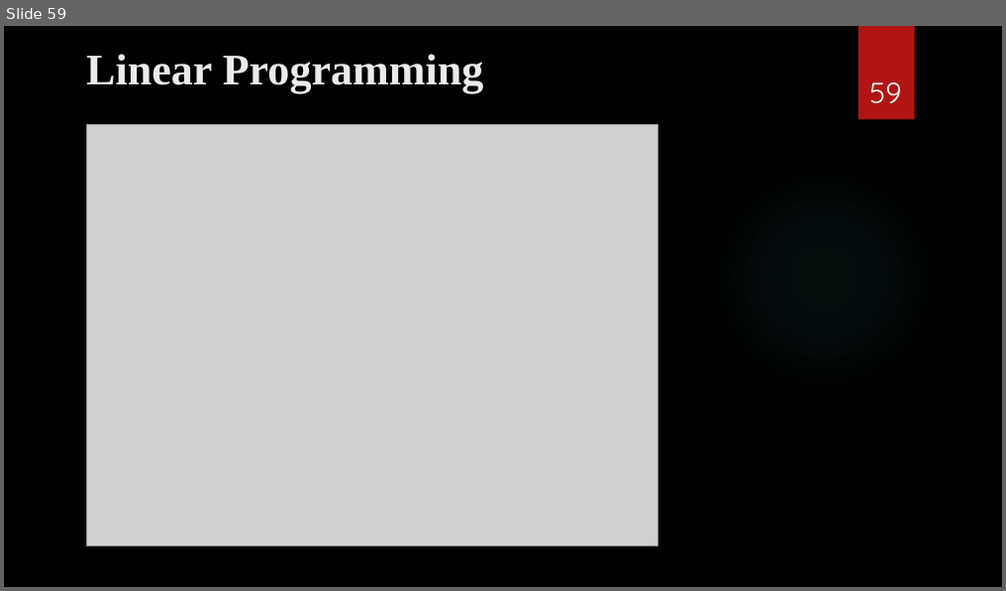
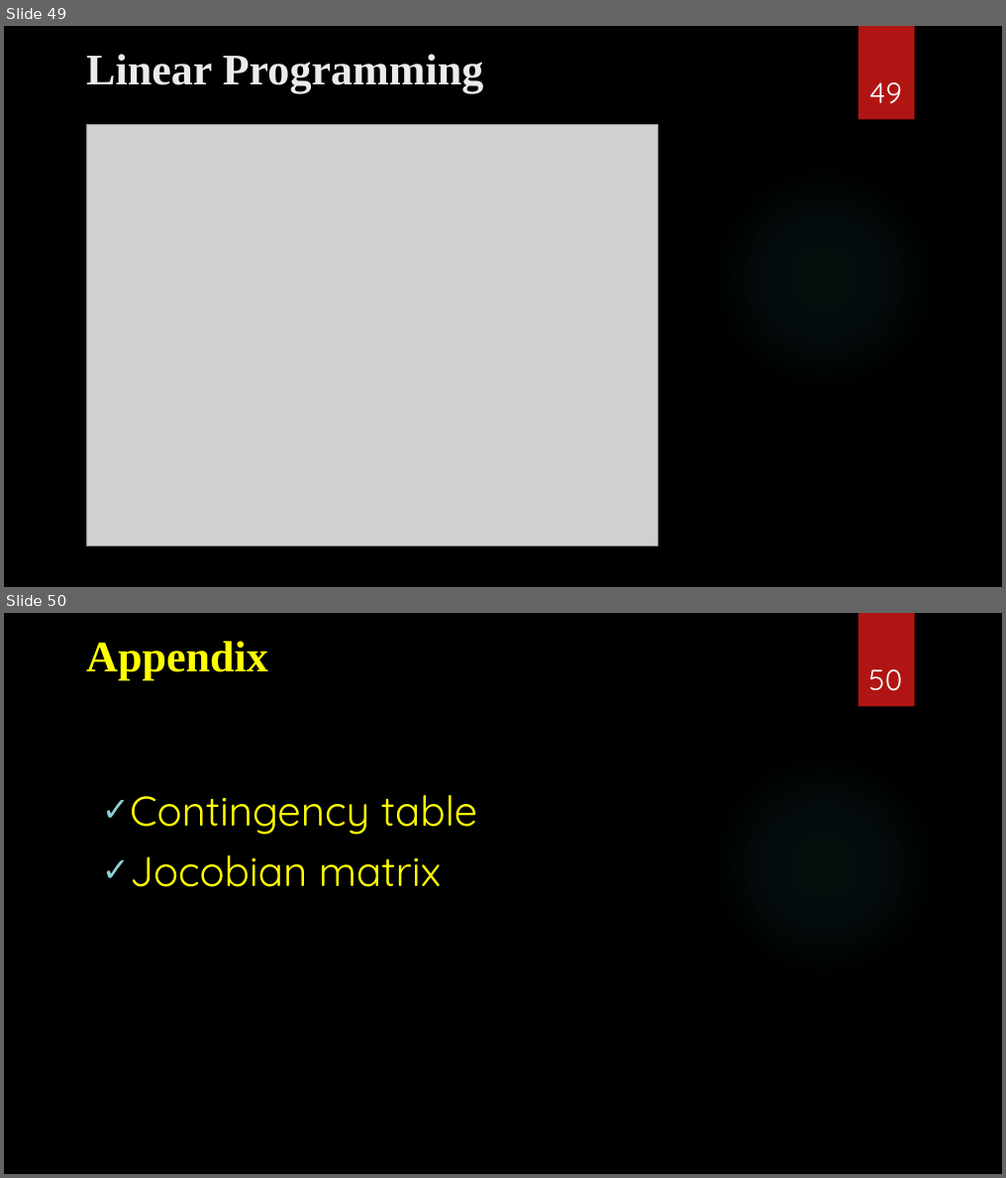
Before and after one commit to ancestor9/mathematics-for-machine-learning, a slide deck: Calculus/Modeling_Simulation_1.pptx. Shown one above the other, each under a label of ours: slide 59 before the commit, slides 49 and 50 after it. The pictures are 1006x591 and 1006x1178 pixels, drawn with LibreOffice and Linux fonts; fonts in the diff are those of the drawing; grey boxes stand for pictures; background and template pictures are left out. Boxes give left, top, right and bottom in pixels: in the first picture for what was removed or moved away, otherwise in the second. Text is boxed around its words. In the diff, an @@ line names an element or a change of style, - is before the commit and + after.

```diff
--- a/Calculus/Modeling_Simulation_1.pptx
+++ b/Calculus/Modeling_Simulation_1.pptx
@@ slide 50 added at [4, 613, 1002, 1174], background picture (left out); not listed: 2 template elements that a slide beside it also shows @@
@@ title added at [86, 641, 268, 680], 42 pt, text #FFFF00, bold @@
+Appendix
@@ page number added at [869, 669, 903, 691], 28 pt, text #FFFFFF @@
+50
@@ text added at [130, 795, 477, 887], 40 pt, text #FFFF00 @@
+✓ Contingency table
+✓ Jocobian matrix
@@ what was slide 59 is now slide 49 @@
@@ page number at [869, 82, 902, 103]: text changed @@
-59
+49
```
